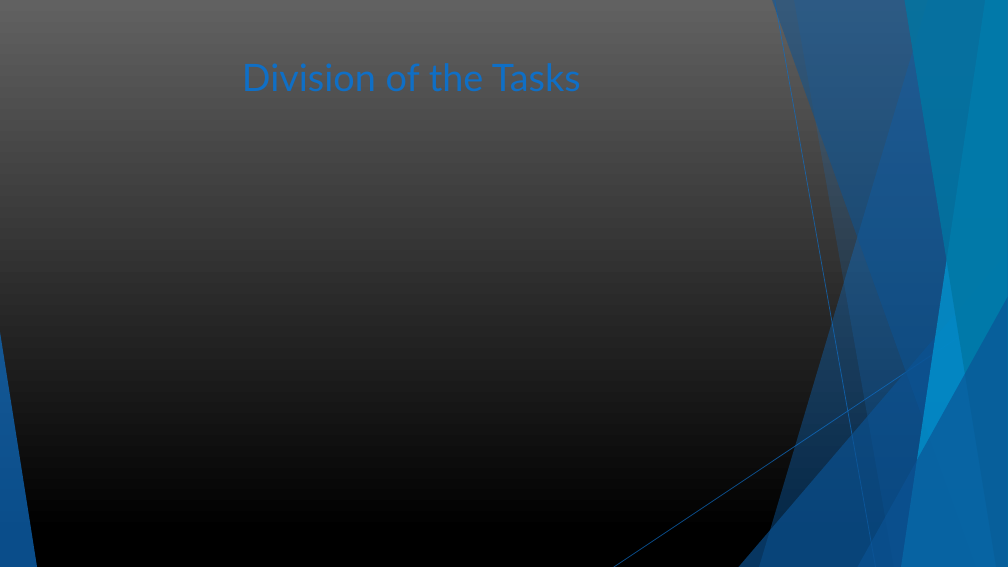
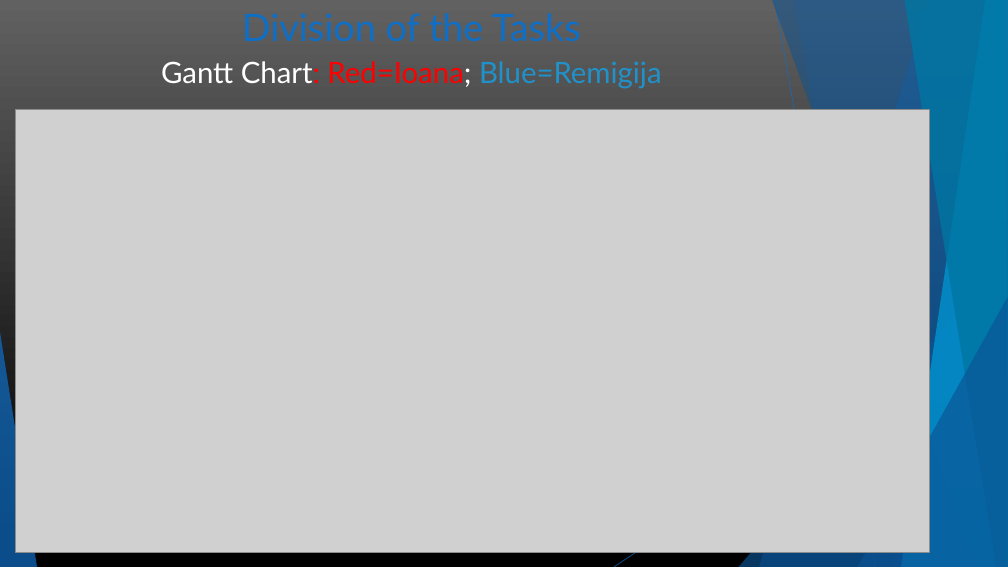
Before and after one commit to RemIgiYa/Project, a slide deck: slide 5 of MCTV Limited presentation.pptx (slide 3 before the commit). Drawn at 1008x567 pixels with LibreOffice and Linux fonts; fonts in the diff are those of the drawing; grey boxes stand for pictures. Boxes give left, top, right and bottom in pixels: in the first picture for what was removed or moved away, otherwise in the second. Text is boxed around its words. In the diff, an @@ line names an element or a change of style, - is before the commit and + after.

```diff
--- a/MCTV Limited presentation.pptx
+++ b/MCTV Limited presentation.pptx
@@ title "Division of the Tasks": place and size @@
-title "Division of the Tasks" at <box>242,63,581,91</box>
+title "Division of the Tasks" at <box>242,13,581,41</box>
@@ text added at <box>161,61,662,88</box>, 28 pt, text #2191C9 @@
+Gantt Chart: Red=Ioana; Blue=Remigija
@@ picture added at <box>15,109,929,552</box> @@
```
Also in this commit, not shown: 2 slides added.
